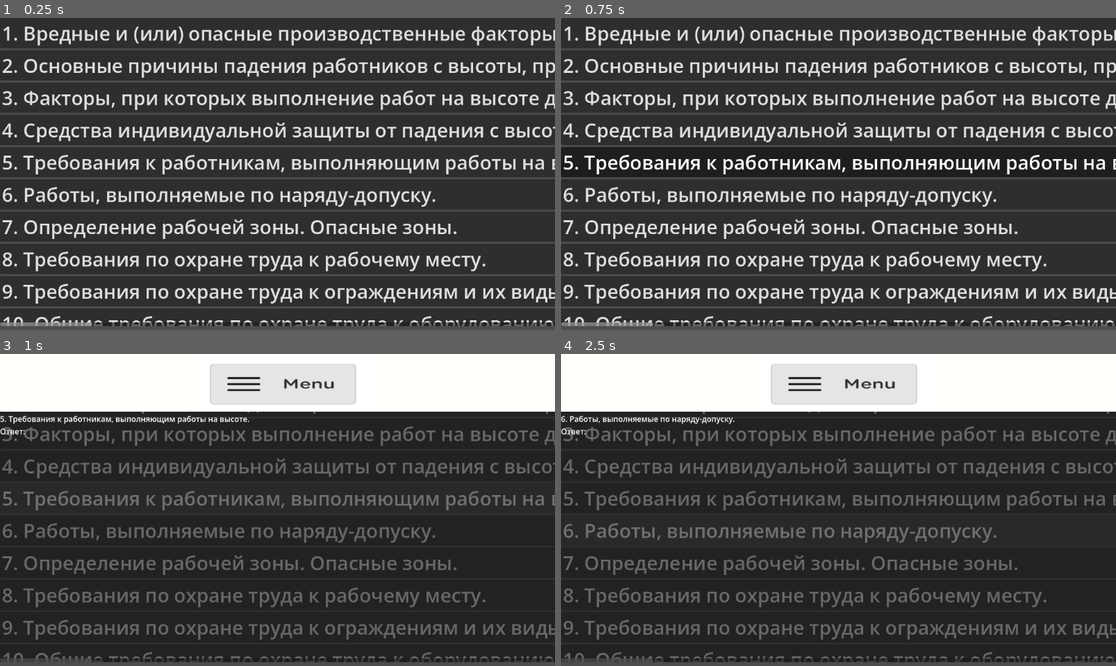
Above: before the commit, frames 1-4 (two rows, left to right).
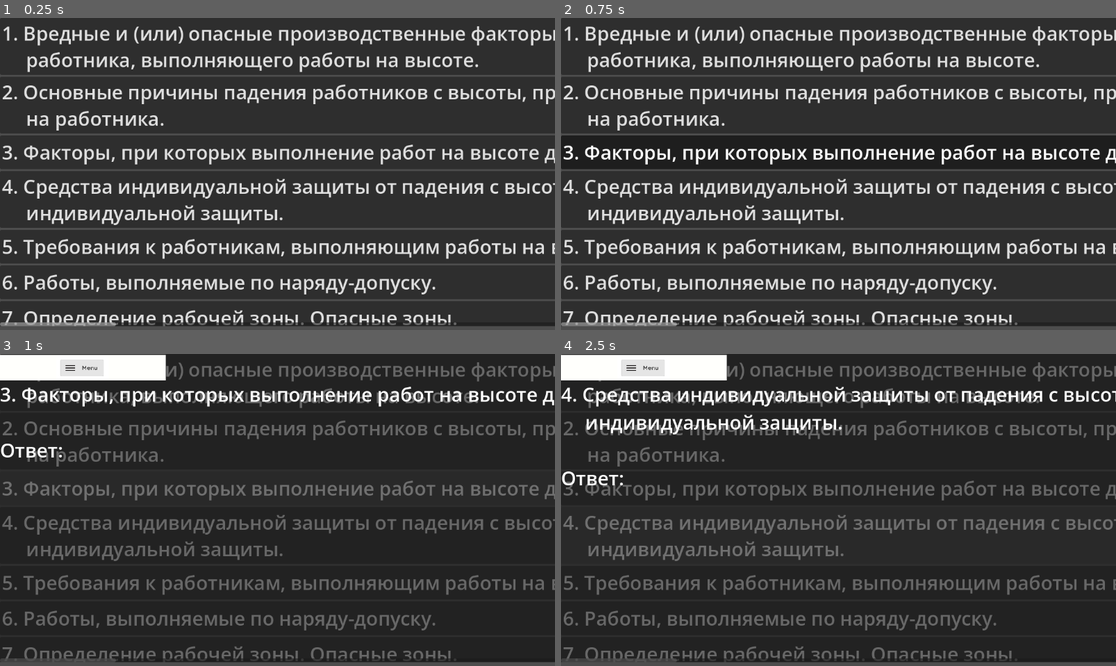
Above: after the commit, the same moments.

Repository: MV1312/labor_protection
Game: Godot game, scene res://scripts/main.tscn
Same seed, same stepped clock (60 frames per second), same inputs: the game is played once before the commit and once after it.
Inputs (mouse positions are in pixels of both pictures, inside the frame that each line leads up to; where the layout moved, square brackets give the same spot in the first picture):
- Up to frame 1 (0.25 s): no input
- Up to frame 2 (0.75 s): tap Enter at 0.5 s; move the mouse to (960, 158) at 0.52 s; click (960, 158) at 0.67 s
- Up to frame 3 (1 s): no input
- Up to frame 4 (2.5 s): click (644, 366) [844, 382] at 1.25 s; tap Space at 2 s; move the mouse to (727, 525) at 2.02 s; click (727, 525) at 2.17 s

The runs differ from the first frame. In frame 1, 31% of the frame differs, in the area x 0-100%, y 9-99%; in frame 2, 32%; in frame 3, 35%; in frame 4, 36%, in the area x 0-100%, y 0-99%.

Commit message:
Adding a loading icon as well as fixing problems with scrolling buttons

Diff:
--- a/scenes/main.gd
+++ b/scenes/main.gd
@@ -1,54 +1,54 @@
 extends Control
 
 var tickets = [
-	["1. Вредные и (или) опасные производственные факторы, воздействующие на работника, выполняющего работы на высоте.", "Ответ: 1"],
-	["2. Основные причины падения работников с высоты, причины падения предметов на работника.", "Ответ: 2"],
+	["1. Вредные и (или) опасные производственные факторы, воздействующие на \n     работника, выполняющего работы на высоте.", "Ответ: 1"],
+	["2. Основные причины падения работников с высоты, причины падения предметов \n     на работника.", "Ответ: 2"],
 	["3. Факторы, при которых выполнение работ на высоте должно быть прекращено.", "Ответ: "],
-	["4. Средства индивидуальной защиты от падения с высоты. Выбор средств индивидуальной защиты.", "Ответ: "],
+	["4. Средства индивидуальной защиты от падения с высоты. Выбор средств \n     индивидуальной защиты.", "Ответ: "],
 	["5. Требования к работникам, выполняющим работы на высоте.", "Ответ: "],
 	["6. Работы, выполняемые по наряду-допуску.", "Ответ: "],
 	["7. Определение рабочей зоны. Опасные зоны.", "Ответ: "],
 	["8. Требования по охране труда к рабочему месту.", "Ответ: "],
 	["9. Требования по охране труда к ограждениям и их виды.", "Ответ: "],
-	["10. Общие требования по охране труда к оборудованию, механизмам и ручному инструменту.", "Ответ: "],
+	["10. Общие требования по охране труда к оборудованию, механизмам и ручному \n      инструменту.", "Ответ: "],
 	["11. Типы лестниц. Их устройство и условия содержания.", "Ответ: "],
-	["12. Регистрация лестниц в журнале учета и осмотра лестниц. Периодичность осмотра лестниц. Установка и закрепление лестниц. Осмотр перед работой.", "Ответ: "],
+	["12. Регистрация лестниц в журнале учета и осмотра лестниц. Периодичность \n      осмотра лестниц. Установка и закрепление лестниц. Осмотр перед работой.", "Ответ: "],
 	["13. Маркировка лестниц. Перемещение лестниц.", "Ответ: "],
-	["14. Выполнение работ с лестниц и стремянок. Требования, предъявляемые к изготовлению и эксплуатации лестниц и стремянок.", "Ответ: "],
-	["15. Рабочие площадки на высоте, переходные мостики и трапы. Требования, предъявляемые к площадкам различного типа.", "Ответ: "],
+	["14. Выполнение работ с лестниц и стремянок. Требования, предъявляемые к\n       изготовлению и эксплуатации лестниц и стремянок.", "Ответ: "],
+	["15. Рабочие площадки на высоте, переходные мостики и трапы. Требования,\n      предъявляемые к площадкам различного типа.", "Ответ: "],
 	["16. Назначение систем безопасности. Требования к системам безопасности.", "Ответ: "],
-	["17. Порядок допуска к выполнению работ с использованием узлов для крепления соединительной подсистемы к анкерному устройству.", "Ответ: "],
-	["18. Комплектация систем обеспечения безопасности работ на высоте.Применение систем канатного доступа.", "Ответ: "],
-	["19. Требования по охране труда при эксплуатации систем обеспечения безопасности работ на высоте.", "Ответ: "],
+	["17. Порядок допуска к выполнению работ с использованием узлов для крепления\n      соединительной подсистемы к анкерному устройству.", "Ответ: "],
+	["18. Комплектация систем обеспечения безопасности работ на высоте.Применение\n      систем канатного доступа.", "Ответ: "],
+	["19. Требования по охране труда при эксплуатации систем обеспечения\n      безопасности работ на высоте.", "Ответ: "],
 	["20. Системы канатного доступа.", "Ответ: "],
 	["21. Страховочные системы. Назначение. Порядок применения.", "Ответ: "],
-	["22. Физиологические механизмы «синдрома зависания». Симптомы и временные рамки.", "Ответ: "],
-	["23. Факторы, увеличивающие риск «синдрома зависания». Профилактика и меры защиты.", "Ответ: "],
-	["24. Требования к выполнению работ в безопорном пространстве. Применяемые средства индивидуальной защиты работников.", "Ответ: "],
-	["25. Состав применяемой системы канатного доступа и страховочной системы.", "Ответ: "],
-	["26. Требования к системе канатного доступа и страховочной системе при выполнении работ.", "Ответ: "],
+	["22. Физиологические механизмы «синдрома зависания». Симптомы и \n      временные рамки.", "Ответ: "],
+	["23. Факторы, увеличивающие риск «синдрома зависания». Профилактика и\n       меры защиты.", "Ответ: "],
+	["24. Требования к выполнению работ в безопорном пространстве. \n      Применяемые средства индивидуальной защиты работников.", "Ответ: "],
+	["25. Состав применяемой системы канатного доступа и страховочной \n      системы.", "Ответ: "],
 	["27. Места и способы крепления систем канатного доступа и страховочной системы. Требования к элементам крепления.", "Ответ: "],
+	["26. Требования к системе канатного доступа и страховочной системе \n      при выполнении работ.", "Ответ: "],
 	["28. Использование рабочего сидения при выполнении работ.", "Ответ: "],
-	["29. Обеспечение безопасности при перемещении по конструкциям, зданиям на высоте, в том числе подъеме на них и …(232 unchanged characters)…
+	["29. Обеспечение безопасности при перемещении по конструкциям, зданиям\n       на высоте, в том числе подъеме на них и …(232 unchanged characters)…
 	["30. Требования к лицам, которые могут быть назначены страхующими.", "Ответ: "],
-	["31. Порядок обеспечения безопасности страхующего при его перемещении по конструкциям и зданиям. Требования к применяемым тормозным системам.", "Ответ: "],
-	["32. Требования по охране труда, когда обеспечение безопасности страхующим осуществляется снизу.", "Ответ: "],
+	["31. Порядок обеспечения безопасности страхующего при его перемещении\n       по конструкциям и зданиям. Требования к применяемым тормозным системам.", "Ответ: "],
+	["32. Требования по охране труда, когда обеспечение безопасности \n      страхующим осуществляется снизу.", "Ответ: "],
 	["33. Порядок обеспечения страховки через карабин.", "Ответ: "],
-	["34. Требования охраны труда при выполнении работ на высоте по обслуживанию деревьев. Используемые системы позиционирования и страховочные системы.", "Ответ: "],
-	["35. Требования при выполнении работ по удалению дерева по частям непосредственно с этого дерева.", "Ответ: "],
-	["36. Применение средств, предназначенных для подъема по стволу дерева (далее-гаффы). Средства защиты ног для работы на гаффах.", "Ответ: "],
-	["37. Требования безопасности работающего, выполняющего перемещение по дереву. Средства защиты для работающего и страхующего.", "Ответ: "],
-	["38. Требования к эксплуатации анкерных устройств. Установка анкерного устройства. Параметры анкерного устройства.", "Ответ: "],
-	["39. Требования к конструкции элементов анкерной линии. Крепление анкерной линии. Требования к использованию в конструкции анкерной линии каната.", "Ответ: "],
-	["40. Требования к эксплуатации анкерных устройств, содержащих жесткие или гибкие анкерные линии.", "Ответ: "],
-	["41. Назначение монтерских когтей, лазов и гаффов. Порядок их испытания и эксплуатации.", "Ответ: "],
+	["34. Требования охраны труда при выполнении работ на высоте по \n     ;обслуживанию деревьев. Используемые системы позиционирования и страховочные системы.", "Ответ: "],
+	["35. Требования при выполнении работ по удалению дерева по частям \n      непосредственно с этого дерева.", "Ответ: "],
+	["36. Применение средств, предназначенных для подъема по стволу дерева\n       (далее-гаффы). Средства защиты ног для работы на гаффах.", "Ответ: "],
+	["37. Требования безопасности работающего, выполняющего перемещение по\n      дереву. Средства защиты для работающего и страхующего.", "Ответ: "],
+	["38. Требования к эксплуатации анкерных устройств. Установка анкерного\n      устройства. Параметры анкерного устройства.", "Ответ: "],
+	["39. Требования к конструкции элементов анкерной линии. Крепление \n      анкерной линии. Требования к использованию в конструкции анкерной линии каната.", "Ответ: "],
+	["40. Требования к эксплуатации анкерных устройств, содержащих жесткие \n      или гибкие анкерные линии.", "Ответ: "],
+	["41. Назначение монтерских когтей, лазов и гаффов. Порядок их испытания \n      и эксплуатации.", "Ответ: "],
 	["42. Допуск работающих к выполнению работ на крышах зданий, сооружений.", "Ответ: "],
-	["43. Организационные мероприятия, проводимые перед началом работ и обеспечивающие безопасность выполнения работ на крышах зданий, сооружений.", "Ответ: "],
+	["43. Организационные мероприятия, проводимые перед началом работ и\n       обеспечивающие безопасность выполнения работ на крышах зданий, сооружений.", "Ответ: "],
 	["44. Выполнение работ на высоте без защитных ограждений.", "Ответ: "],
 	["45. Порядок подъёма работников на кровлю и спуск с неё.", "Ответ: "],
 	["46. Выполнение работ с применением трапов.", "Ответ: "],
 	["47. Порядок размещения материалов на крыше здания, сооружения.", "Ответ: "],
-	["48. Выполнение работ по установке (подвеске) готовых водосточных желобов, воронок и труб, а также колпаков и зонтов на дымовых и вентиляционных трубах, по покрытию парапетов, отделке свесов.", "Ответ: "],
+	["48. Выполнение работ по установке (подвеске) готовых водосточных желобов,\n      воронок и труб, а также колпаков и зонтов на дымовых и вентиляционных трубах, по покрытию парапетов, отделке свесов.", "Ответ: "],
 	["49. Требования по охране труда перед выполнением работ по очистке крыши здания, сооружения от снега, наледи (сосулек).", "Ответ: "],
 	["50. Метеорологические условия для безопасного выполнения работ.", "Ответ: "],
 	["51. Требования к персоналу, допускаемому к выполнению работ по очистке крыш здания, сооружения от снега, наледи (сосулек).", "Ответ: "],
@@ -80,8 +80,6 @@
 
 func _ready():
 	create_question_buttons() # создаст все кнопки с вопросами.
-	answer_panel.hide() # прячем панель с ответом
-	create_question_buttons()
 	_on_back_button_pressed()
 
 
@@ -95,32 +93,25 @@
 		# Основные настройки шрифта
 		button.add_theme_font_size_override("font_size", 40)
 
-		# Настройка выравнивания текста по левому краю
-		# button.theme_type_variation = "Button" # Убедись, что используешь базовый тип
-		# var default_font_size = button.get_theme_font_size("font_size")
-		# var default_font = button.get_theme_font("font")
-		#button.add_theme_constant_override("text_alignment", HORIZONTAL_ALIGNMENT_LEFT)
-
-
-		#button.add_child(label)
 
 		# Дополнительные настройки
-		#button.custom_minimum_size = Vector2(0, 50)  # Минимальная высота кнопки
-		#button.size_flags_horizontal = Control.SIZE_EXPAND_FILL
-
-		#button.autowrap_mode = TextServer.AUTOWRAP_WORD_SMART  # Умный перенос слов
-		#button.text_overrun_behavior = TextServer.OVERRUN_TRIM_ELLIPSIS  # Многоточие если текст не помещается
+		button.custom_minimum_size = Vector2(0, 70)  # Минимальная высота кнопки
 
 		button.pressed.connect(_on_question_button_pressed.bind(i))
 		questions_container.add_child(button)
 
 
-
+func _input(event: InputEvent) -> void:
+	if event is InputEventScreenTouch and event.pressed:
+		# Проверяем, находится ли точка касания в пределах контейнера
+		if get_global_rect().has_point(event.position):
+			questions_container.mouse_behavior_recursive = Control.MOUSE_BEHAVIOR_INHERITED
 
 # Функция показа ответа
 func _on_question_button_pressed(index: int):
-	answer_label.text = tickets[index][0] + "\n"+ tickets[index][1]
+	answer_label.text = tickets[index][0] + "\n\n" + tickets[index][1]
 	answer_panel.show()
+
 
 # Функция «Назад»
 func _on_back_button_pressed():
--- a/scripts/main.tscn
+++ b/scripts/main.tscn
@@ -25,11 +25,13 @@
 anchor_bottom = 1.0
 grow_horizontal = 2
 grow_vertical = 2
+scroll_horizontal_custom_step = 0.0
 metadata/_edit_lock_ = true
 
 [node name="VBoxContainer" type="VBoxContainer" parent="ScrollContainer" unique_id=1590031518]
 layout_mode = 2
 size_flags_horizontal = 0
+mouse_behavior_recursive = 1
 metadata/_edit_lock_ = true
 
 [node name="Panel" type="Panel" parent="." unique_id=1889348023]
@@ -44,22 +46,25 @@
 [node name="Label" type="Label" parent="Panel" unique_id=847432160]
 layout_mode = 1
 anchors_preset = -1
-anchor_top = 0.193
+anchor_top = 0.087000005
 anchor_right = 1.0
 anchor_bottom = 0.99500006
-offset_top = -0.06400299
+offset_top = 0.31999588
 offset_right = 11.0
 offset_bottom = 0.2399292
+theme_override_font_sizes/font_size = 40
 metadata/_edit_lock_ = true
 
 [node name="Button" type="Button" parent="Panel" unique_id=1090580016]
 layout_mode = 1
 anchors_preset = -1
-anchor_right = 0.9850001
-anchor_bottom = 0.282
-offset_right = 31.054932
-offset_bottom = -7.7360077
-scale = Vector2(1.0040219, 0.68807566)
+anchor_right = 1.0
+anchor_bottom = 0.2
+offset_left = -1.0
+offset_top = 1.9999999
+offset_right = -10.650635
+offset_bottom = 60.026047
+scale = Vector2(0.29848605, 0.2825253)
 theme_override_colors/font_outline_color = Color(0.97823566, 0.990015, 0.9997296, 1)
 theme_override_styles/normal = SubResource("StyleBoxFlat_o5qli")
 theme_override_styles/pressed_mirrored = SubResource("StyleBoxFlat_0wfyh")
@@ -67,4 +72,16 @@
 icon_alignment = 1
 metadata/_edit_lock_ = true
 
+[node name="RichTextLabel" type="RichTextLabel" parent="Panel" unique_id=243477941]
+visible = false
+layout_mode = 1
+anchors_preset = -1
+anchor_right = 0.99100006
+anchor_bottom = 1.0020001
+offset_left = 3.0
+offset_top = 52.0
+offset_right = -0.5061035
+offset_bottom = -0.2800293
+metadata/_edit_lock_ = true
+
 [connection signal="pressed" from="Panel/Button" to="." method="_on_back_button_pressed"]
Not shown, added: export_presets.cfg
Binary file added: image /img_6a0eb6824022d4.43451328.png
Not shown, added: image /img_6a0eb6824022d4.43451328.png.import
Not shown, removed: .nomedia
